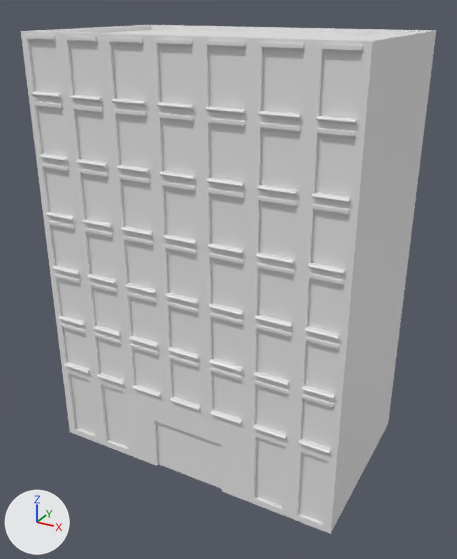
What one commit did to the FBX model GGJ2019/Assets/Models/MediumStandard.FBX.
One viewpoint serves both versions: a 50 mm lens placed at (2.11, -2.75, 2.34), pointed at (0.63, -0.06, 1.0). Every picture has the same lights, and +X, +Y and +Z are marked at lower left. Where no turn or scale is listed for an object, it has been applied to the vertices.

Names of what the first picture shows: 'MediumStandard'.
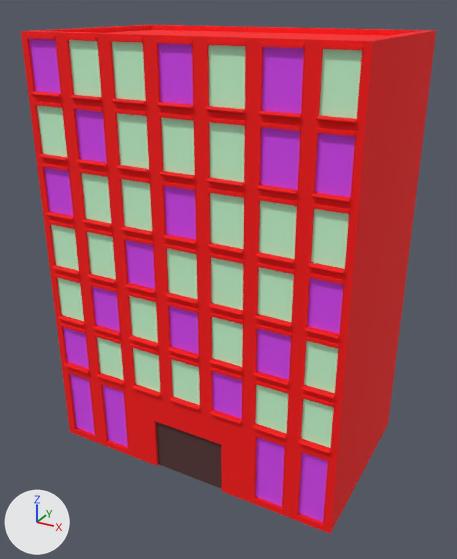
Changed parts and their boxes [x1, y1, x2, y2] in the pictures (457 x 559 px):
part 1 of me_mesh, recoloured (grey to red): [21, 25, 436, 534] in both
part 2 of me_mesh, recoloured (grey to purple): [63, 186, 343, 522] in both
part 3 of me_mesh, recoloured (grey to purple): [29, 39, 107, 216] in both
part 4 of me_mesh, recoloured (grey to purple): [260, 47, 355, 197] in both
part 5 of me_mesh, recoloured (grey to purple): [158, 43, 193, 105] in both
part 6 of me_mesh, recoloured (grey to green): [37, 40, 362, 448] in both
part 7 of me_mesh, recoloured (grey to brown): [156, 422, 222, 489] in both

The change, as a list of edits to the scene's bpy script:
```text
Add mat_09___default_001:
    mat_09___default_001 = principled_material('09 - Default.001')
    mat_09___default_001.base_color = (0.698, 0.0588, 0.933)  # purple #da45f7
    mat_09___default_001.roughness = 0.859
Add mat_03___default_003:
    mat_03___default_003 = principled_material('03 - Default.003')
    mat_03___default_003.base_color = (0.0902, 0.0314, 0.0314)  # brown #553232
    mat_03___default_003.roughness = 0.859
Add mat_08___default_001:
    mat_08___default_001 = principled_material('08 - Default.001')
    mat_08___default_001.base_color = (1.0, 0.0, 0.0)  # red #ff0000
    mat_08___default_001.roughness = 0.859
Add mat_02___default_002:
    mat_02___default_002 = principled_material('02 - Default.002')
    mat_02___default_002.base_color = (0.588, 1.0, 0.655)  # green #caffd4
    mat_02___default_002.roughness = 0.859
Change me_mesh:
    where me_mesh.from_pydata(...)  # 1155 vertices, 2217 faces; spans x -0.2..1.43, y -0.5..0.5, z 0.0..2.22
    used by ob_mediumstandard; location = (0.0, -0.008, 0.0)
    me_mesh part 1: 2121 of the faces centred in x -0.2..1.43, y -0.5..0.49, z 0.01..2.22 switch from no material to mat_08___default_001 (red #ff0000)
    me_mesh part 2: 24 of the faces centred in x -0.11..1.35, y -0.47, z 0.16..1.52 switch from no material to mat_09___default_001 (purple #da45f7)
    me_mesh part 3: 6 of the faces centred in x -0.11..0.18, y -0.47, z 1.44..2.11 switch from no material to mat_09___default_001 (purple #da45f7)
    me_mesh part 4: 6 of the faces centred in x 1.07..1.35, y -0.47, z 1.74..2.11 switch from no material to mat_09___default_001 (purple #da45f7)
    me_mesh part 5: 2 of the faces centred in x 0.6..0.65, y -0.47, z 2.03..2.11 switch from no material to mat_09___default_001 (purple #da45f7)
    me_mesh part 6: 54 of the faces centred in x -0.11..1.35, y -0.47, z 0.56..2.11 switch from no material to mat_02___default_002 (green #caffd4)
    me_mesh part 7: all 4 faces centred in x 0.49..0.76, y -0.47, z 0.1..0.2 switch from no material to mat_03___default_003 (brown #553232)
```
